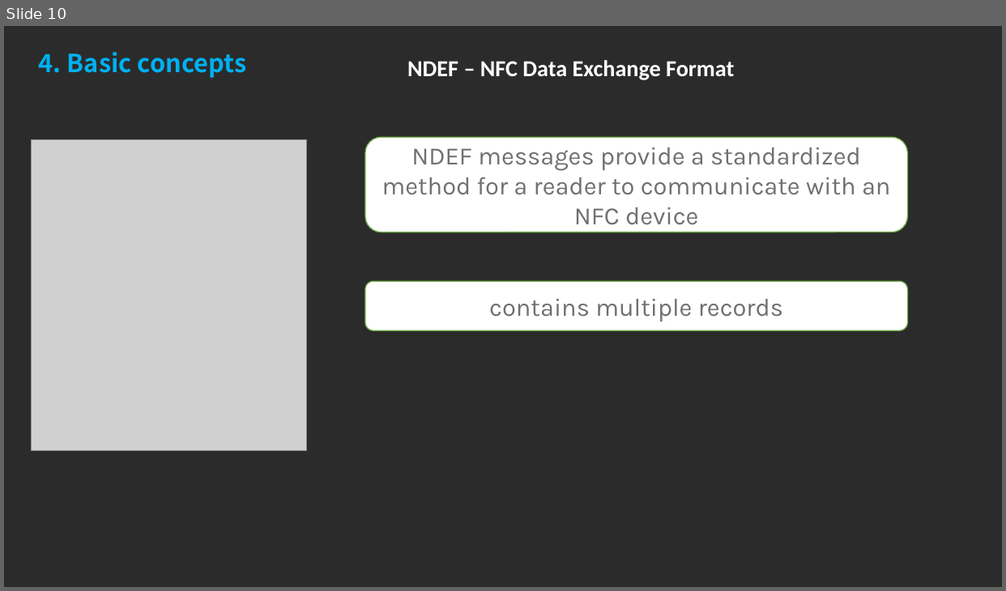
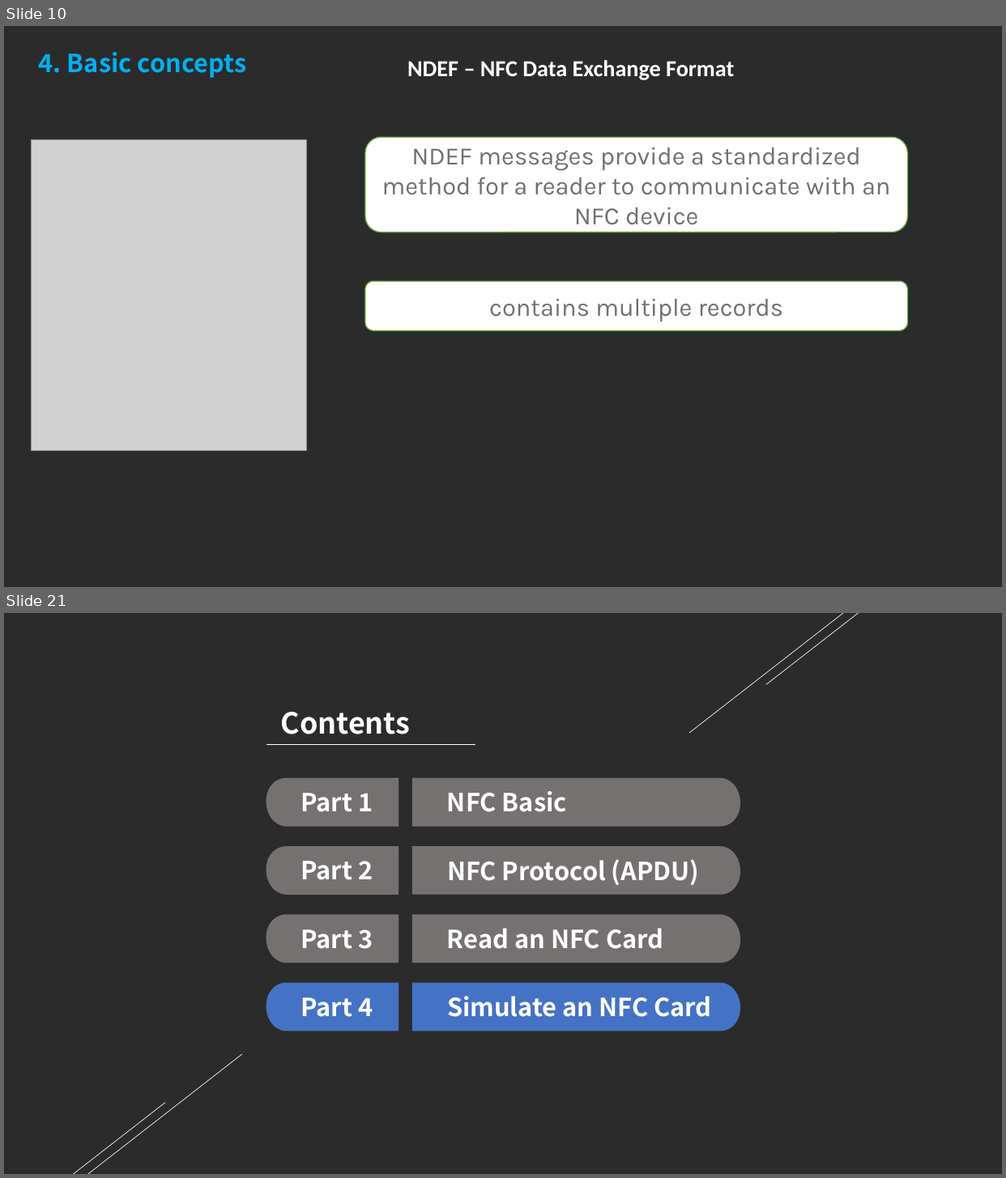
Before and after one commit to Tan2NT/nfc_workshop, a slide deck: NFC Technology workshop.pptx. Shown one above the other, each under a label of ours: slide 10 before the commit, slides 10 and 21 after it; the slides between them are not shown. The pictures are 1006x591 and 1006x1178 pixels, drawn with LibreOffice and Linux fonts; fonts in the diff are those of the drawing; grey boxes stand for pictures; background and template pictures are left out; a plain dark background stands for a picture behind light text. Boxes give left, top, right and bottom in pixels: in the first picture for what was removed or moved away, otherwise in the second. Text is boxed around its words. In the diff, an @@ line names an element or a change of style, - is before the commit and + after.

```diff
--- a/NFC Technology workshop.pptx
+++ b/NFC Technology workshop.pptx
@@ slide 21 added at bbox=[4, 613, 1002, 1174], background picture (left out) @@
@@ line added from (843, 613) to (689, 733), #FFFFFF 0.5 pt @@
@@ line added from (859, 613) to (766, 685), #FFFFFF 0.5 pt @@
@@ text added at bbox=[281, 712, 411, 735], 28 pt, text #FFFFFF, bold @@
+Contents
@@ line added from (266, 744) to (475, 744), #FFFFFF 0.5 pt @@
@@ group added at bbox=[266, 777, 740, 826]: 2 freeform shapes, 2 texts @@
+NFC Basic
+Part 1
@@ group added at bbox=[266, 846, 740, 895]: 2 freeform shapes, 2 texts @@
+NFC Protocol (APDU)
+Part 2
@@ group added at bbox=[266, 914, 740, 964]: 2 freeform shapes, 2 texts @@
+Read an NFC Card
+Part 3
@@ group added at bbox=[266, 983, 740, 1032]: 2 freeform shapes, 2 texts @@
+Simulate an NFC Card
+Part 4
@@ line added from (88, 1174) to (242, 1054), #FFFFFF 0.5 pt @@
@@ line added from (74, 1174) to (165, 1102), #FFFFFF 0.5 pt @@
```
Also in this commit, not shown: 3 slides changed, 11 other slides added, 14 slides removed.
